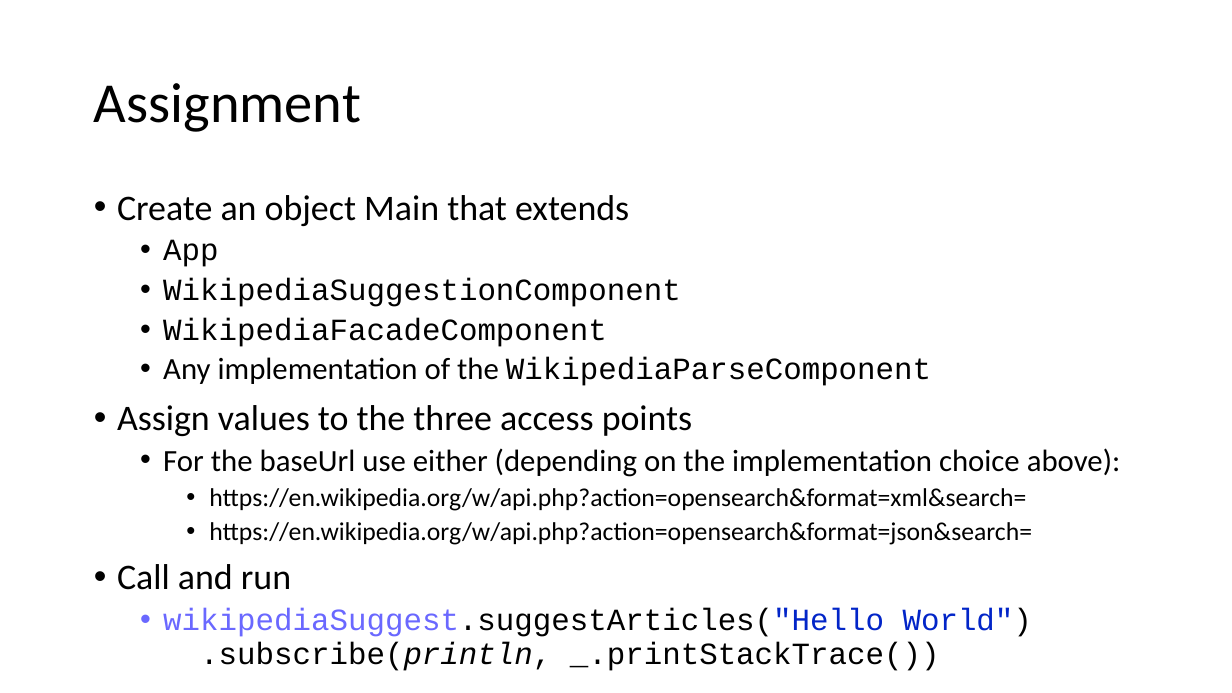
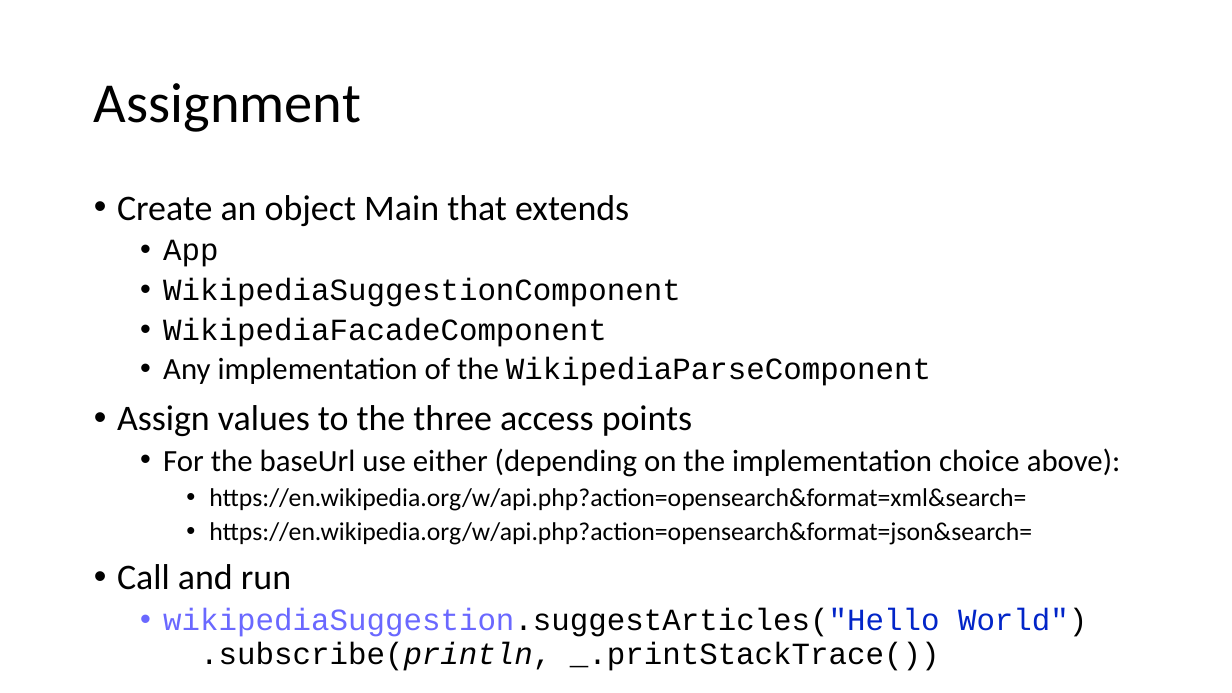
Before and after one commit to rvanheest-DANS-KNAW/course-scala, a slide deck: slide 23 of src/main/scala/workshop5/Presentation.pptx. Drawn at 1232x693 pixels with LibreOffice and Linux fonts; fonts in the diff are those of the drawing. Boxes give left, top, right and bottom in pixels: in the first picture for what was removed or moved away, otherwise in the second. Text is boxed around its words. In the diff, an @@ line names an element or a change of style, - is before the commit and + after.

```diff
--- a/src/main/scala/workshop5/Presentation.pptx
+++ b/src/main/scala/workshop5/Presentation.pptx
@@ text at <box>163,608,1087,671</box>: text changed @@
-  • wikipediaSuggest.suggestArticles("Hello World")
-    .subscribe(println, _.printStackTrace())
+  • wikipediaSuggestion.suggestArticles("Hello World")
+    .subscribe(println, _.printStackTrace())
```
Also in this commit, not shown: 4 other slides changed, 1 other file.
